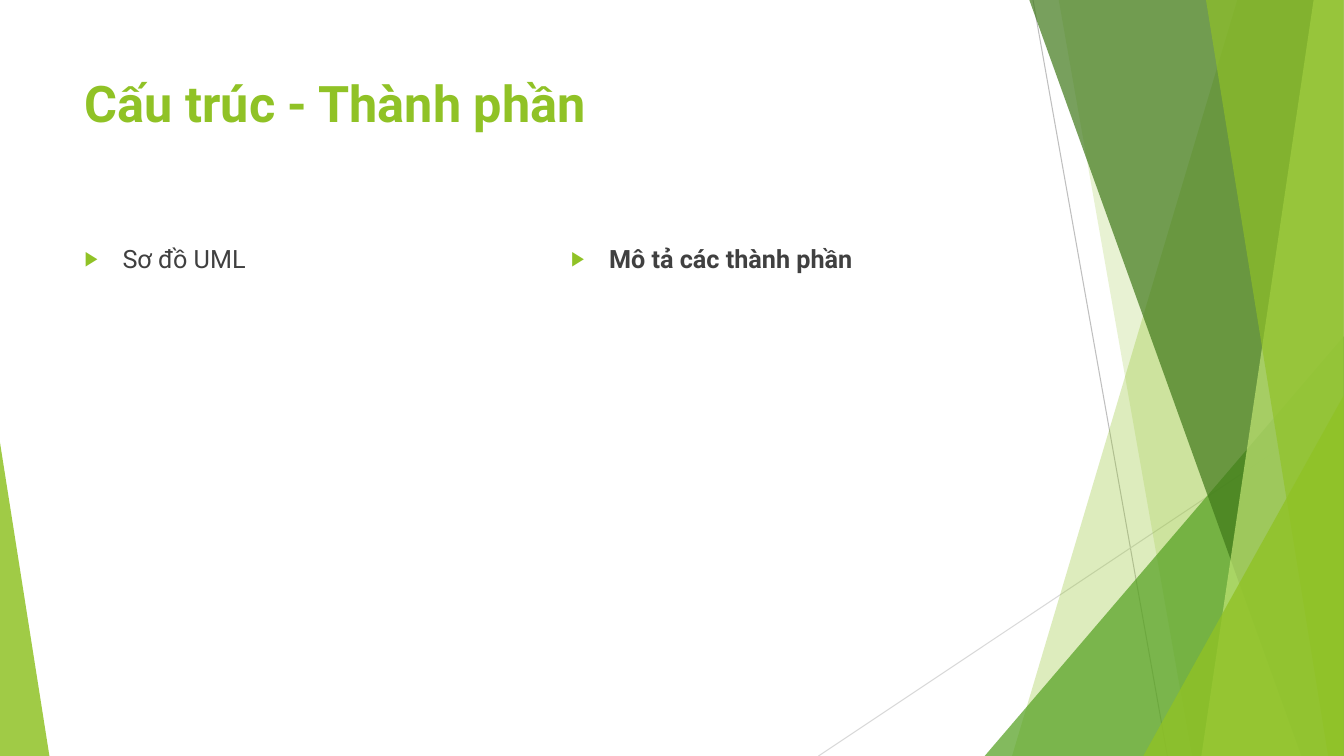
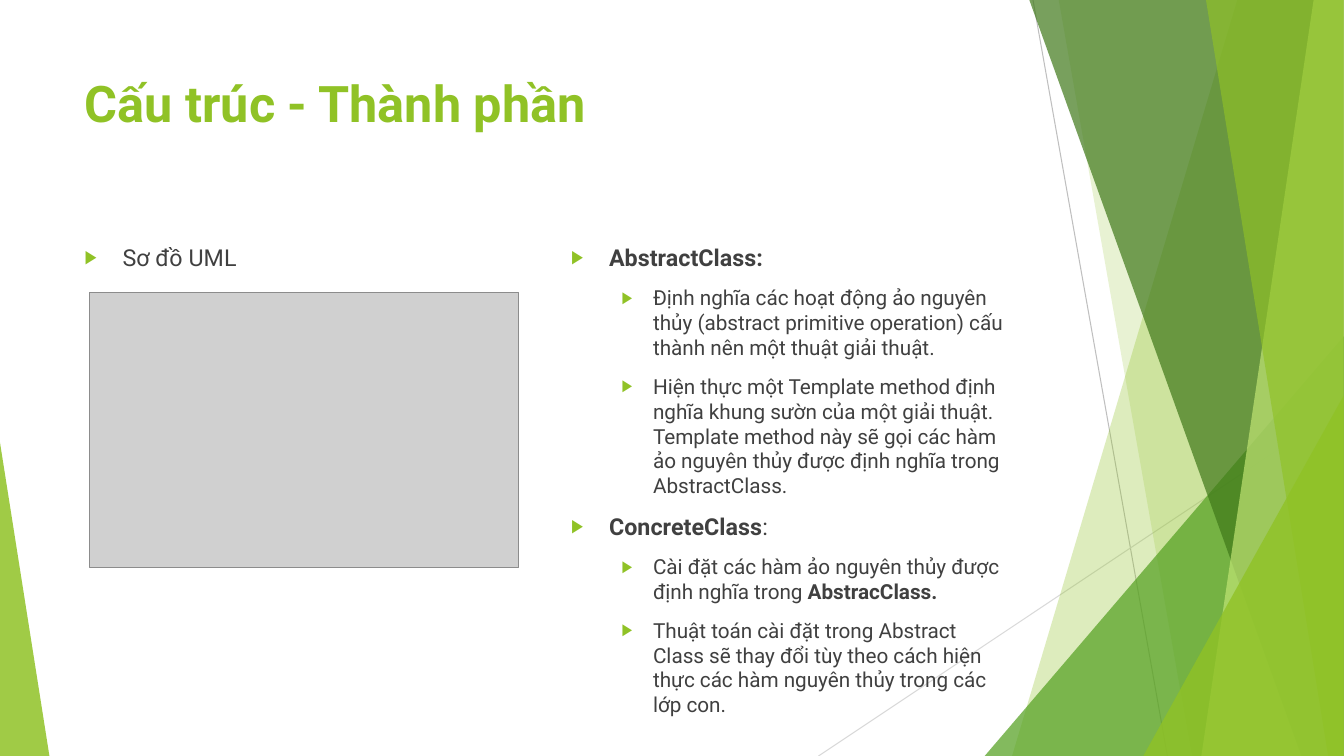
Before and after one commit to ChrisJamison/design_pattern, a slide deck: slide 6 of Báo cáo cuối kỳ/22. Template Method/Slide.pptx (slide 7 before the commit). Drawn at 1344x756 pixels with LibreOffice and Linux fonts; fonts in the diff are those of the drawing; grey boxes stand for pictures. Boxes give left, top, right and bottom in pixels: in the first picture for what was removed or moved away, otherwise in the second. Text is boxed around its words. In the diff, an @@ line names an element or a change of style, - is before the commit and + after.

Commit message:
Update mẫu template.

```diff
--- a/Báo cáo cuối kỳ/22. Template Method/Slide.pptx
+++ b/Báo cáo cuối kỳ/22. Template Method/Slide.pptx
@@ text "Sơ đồ UML" at box(123, 247, 237, 266): size 18 to 16.6 pt @@
@@ text at box(609, 248, 1002, 716): text changed; size 18 to 14.8 pt; bold off @@
-▶ Mô tả các thành phần
+▶ AbstractClass:
+  ▶ Định nghĩa các hoạt động ảo nguyên thủy (abstract primitive operation) cấu thành nên một thuật giải thuật.
+  ▶ Hiện thực một Template method định nghĩa khung sườn của một giải thuật. Template method này sẽ gọi các hàm ảo nguyên thủy được định nghĩa trong AbstractClass.
+▶ ConcreteClass:
+  ▶ Cài đặt các hàm ảo nguyên thủy được định nghĩa trong AbstracClass.
+  ▶ Thuật toán cài đặt trong Abstract Class sẽ thay đổi tùy theo cách hiện thực các hàm nguyên thủy trong các lớp con.
@@ picture added at box(90, 292, 519, 568) @@
```
Also in this commit, not shown: 8 other slides changed, 1 slide removed, 3 other files.
